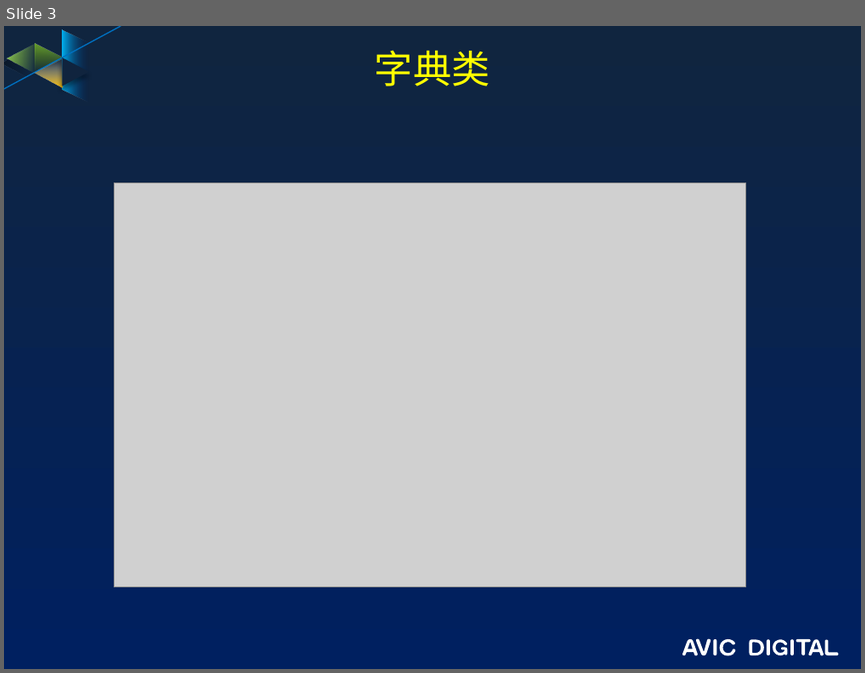
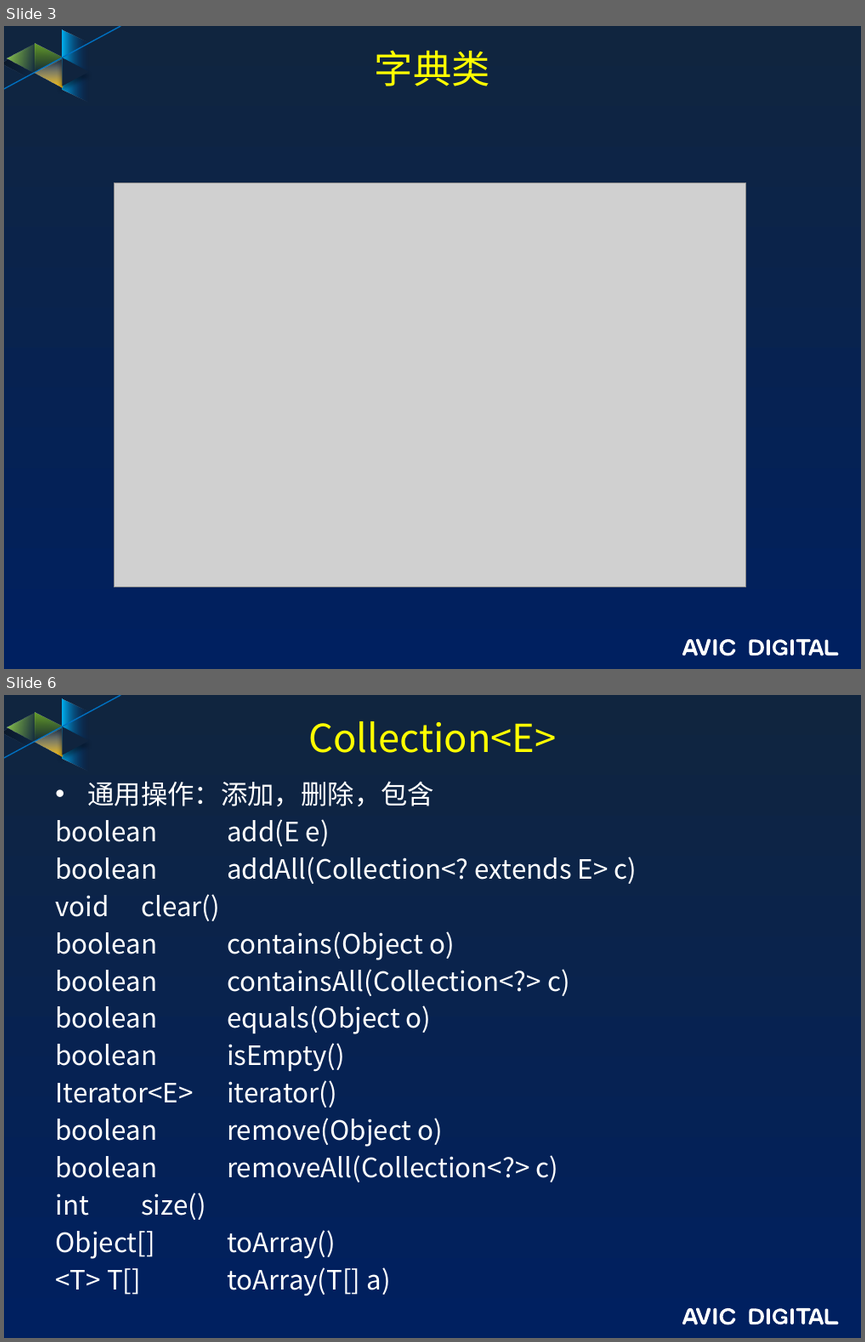
Before and after one commit to guofengzh/java-way, a slide deck: java/docs/08-java-集合类.pptx. Shown one above the other, each under a label of ours: slide 3 before the commit, slides 3 and 6 after it; the slides between them are not shown. The pictures are 865x673 and 865x1342 pixels, drawn with LibreOffice and Linux fonts; fonts in the diff are those of the drawing; grey boxes stand for pictures; background and template pictures are left out. Boxes give left, top, right and bottom in pixels: in the first picture for what was removed or moved away, otherwise in the second. Text is boxed around its words. In the diff, an @@ line names an element or a change of style, - is before the commit and + after.

```diff
--- a/java/docs/08-java-集合类.pptx
+++ b/java/docs/08-java-集合类.pptx
@@ slide 6 added at box(4, 695, 861, 1338), background gradient #10253F to #002060; not listed: 17 template elements that a slide beside it also shows @@
@@ title added at box(308, 721, 556, 753), 32.4 pt, text #FFFF00 @@
+Collection<E>
@@ text added at box(55, 781, 637, 1259), 22.4 pt, text #FFFFFF @@
+• 通用操作：添加，删除，包含
+boolean add(E e)
+boolean addAll(Collection<? extends E> c)
+void clear()
+boolean contains(Object o)
+boolean containsAll(Collection<?> c)
+boolean equals(Object o)
+boolean isEmpty()
+Iterator<E> iterator()
+boolean remove(Object o)
+boolean removeAll(Collection<?> c)
+int size()
+Object[] toArray()
+<T> T[] toArray(T[] a)
```
Also in this commit, not shown: 12 other slides added, 1 slide removed.
